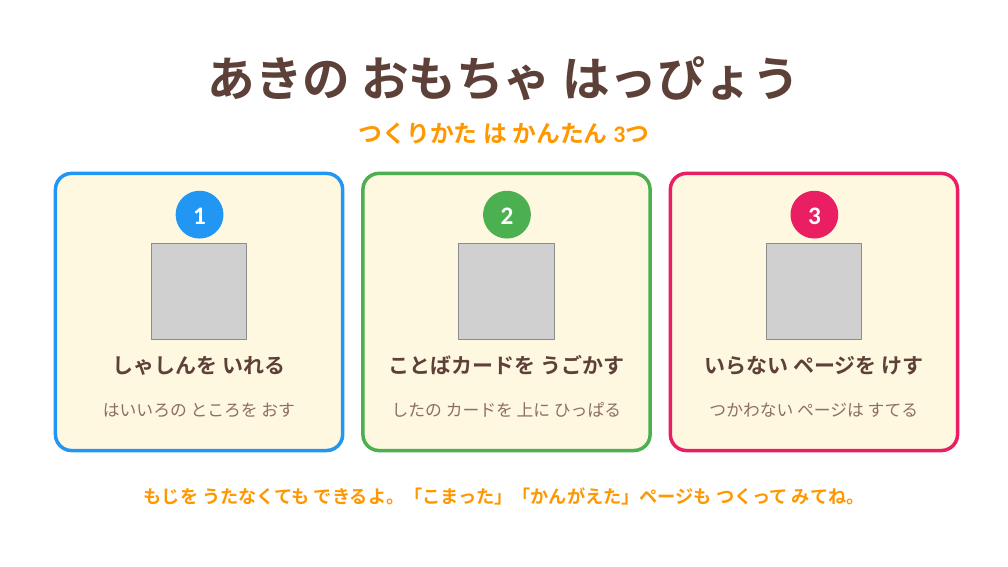
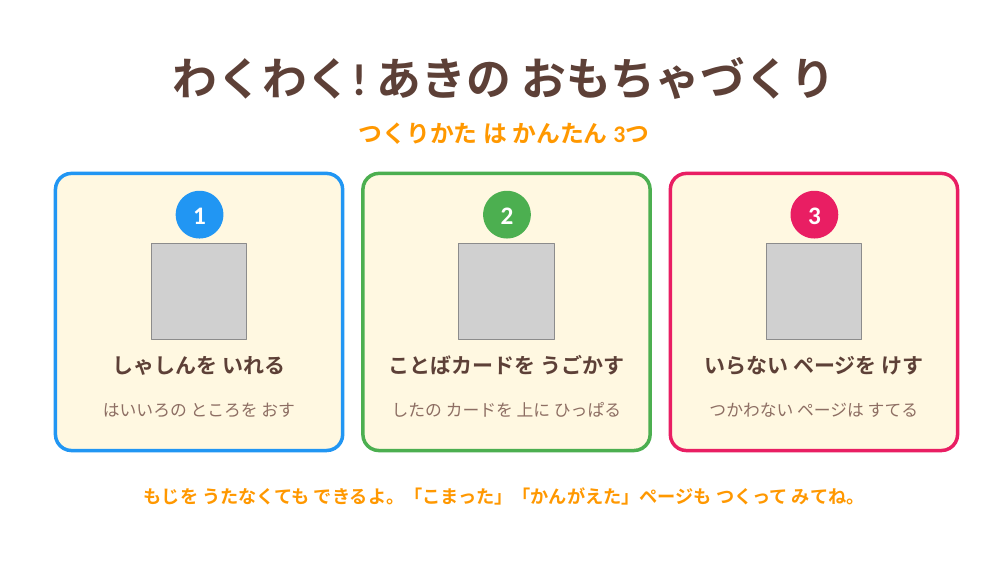
Before and after one commit to Erica-sensei/happyo-maker, a slide deck: slide 1 of canva/aki-omocha-template.pptx. Drawn at 1008x567 pixels with LibreOffice and Linux fonts; fonts in the diff are those of the drawing; grey boxes stand for pictures. Boxes give left, top, right and bottom in pixels: in the first picture for what was removed or moved away, otherwise in the second. Text is boxed around its words. In the diff, an @@ line names an element or a change of style, - is before the commit and + after.

```diff
--- a/canva/aki-omocha-template.pptx
+++ b/canva/aki-omocha-template.pptx
@@ text at [173, 57, 835, 99]: text changed; size 34 to 32 pt @@
-あきの おもちゃ はっぴょう
+わくわく! あきの おもちゃづくり
```
Also in this commit, not shown: 1 other slide changed, 1 other file.
